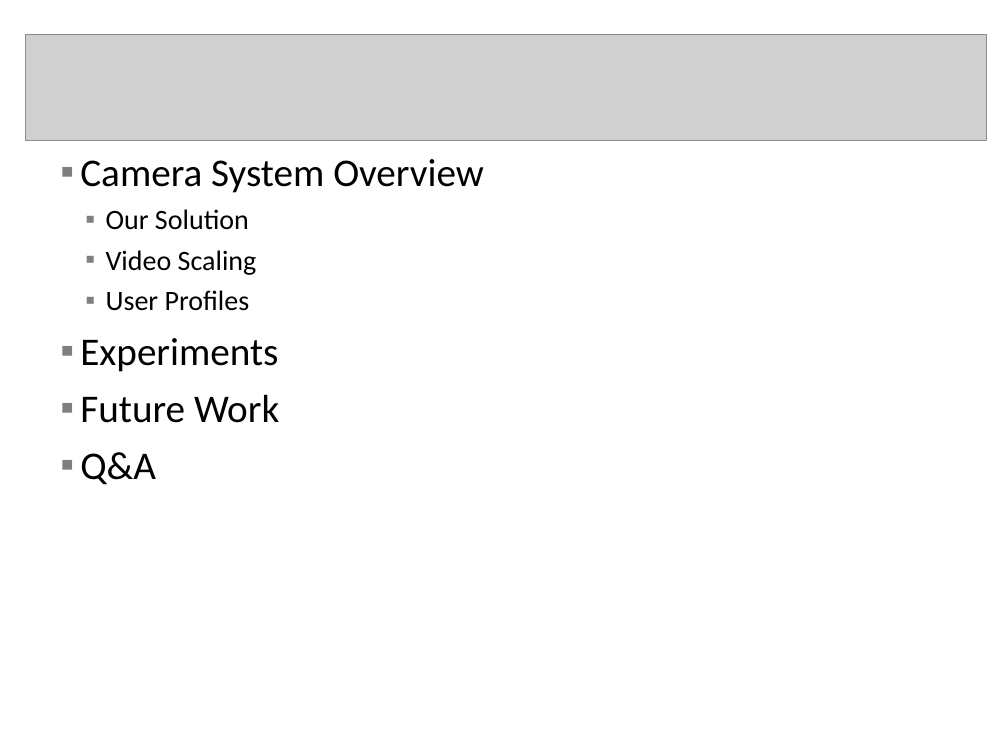
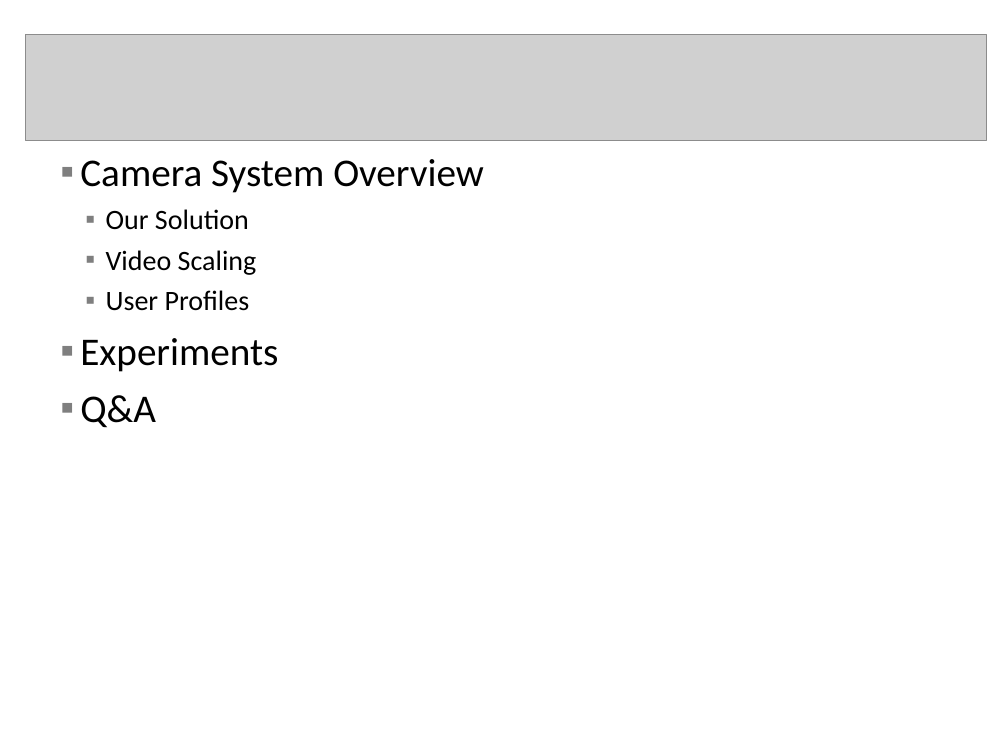
Before and after one commit to mocalab/ScalableVideo, a slide deck: slide 4 of Dustin/OriginalWork/CameraSystemPaper/Camera System Presentation (name TBD).ppt. Drawn at 1008x756 pixels with LibreOffice and Linux fonts; fonts in the diff are those of the drawing; grey boxes stand for pictures; background and template pictures are left out. Boxes give left, top, right and bottom in pixels: in the first picture for what was removed or moved away, otherwise in the second. Text is boxed around its words. In the diff, an @@ line names an element or a change of style, - is before the commit and + after.

```diff
--- a/Dustin/OriginalWork/CameraSystemPaper/Camera System Presentation (name TBD).ppt
+++ b/Dustin/OriginalWork/CameraSystemPaper/Camera System Presentation (name TBD).ppt
@@ text at [80, 394, 279, 423]: paragraph removed @@
-▪ Future Work
```
Also in this commit, not shown: 9 other slides changed, 34 other files.
